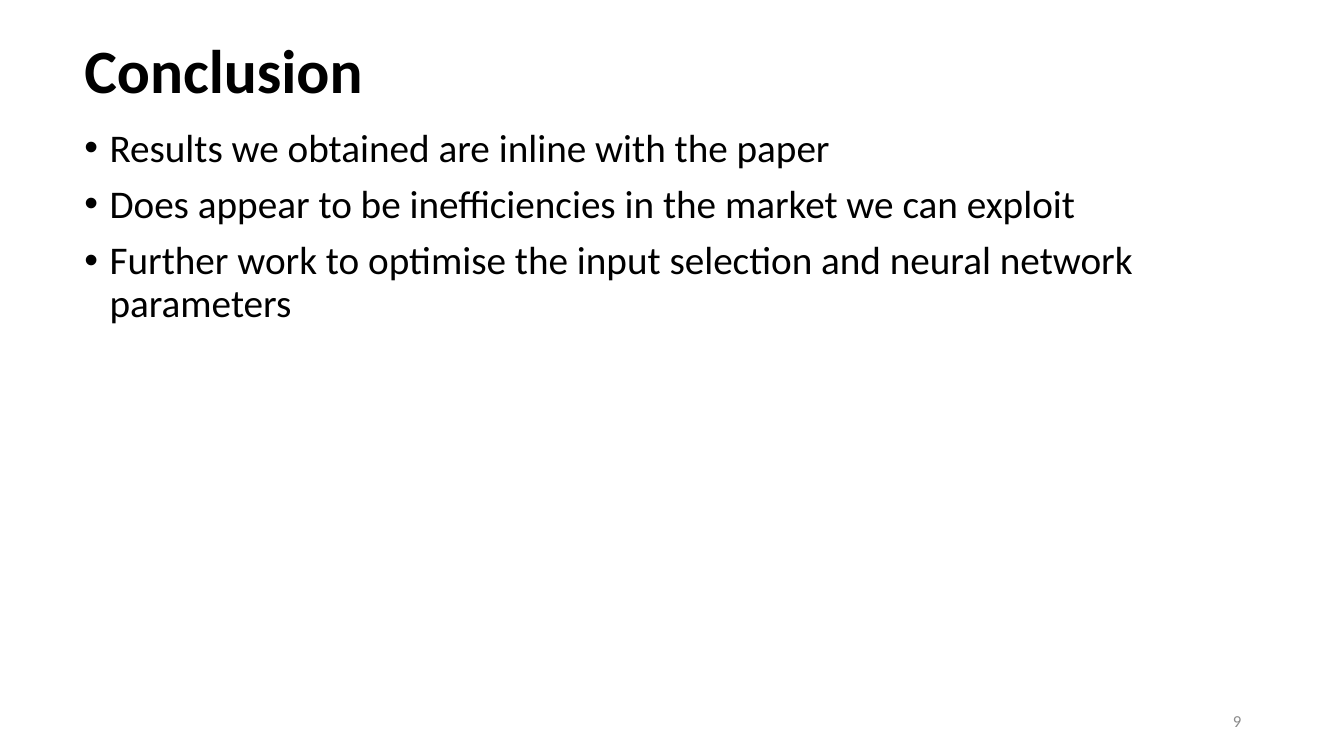
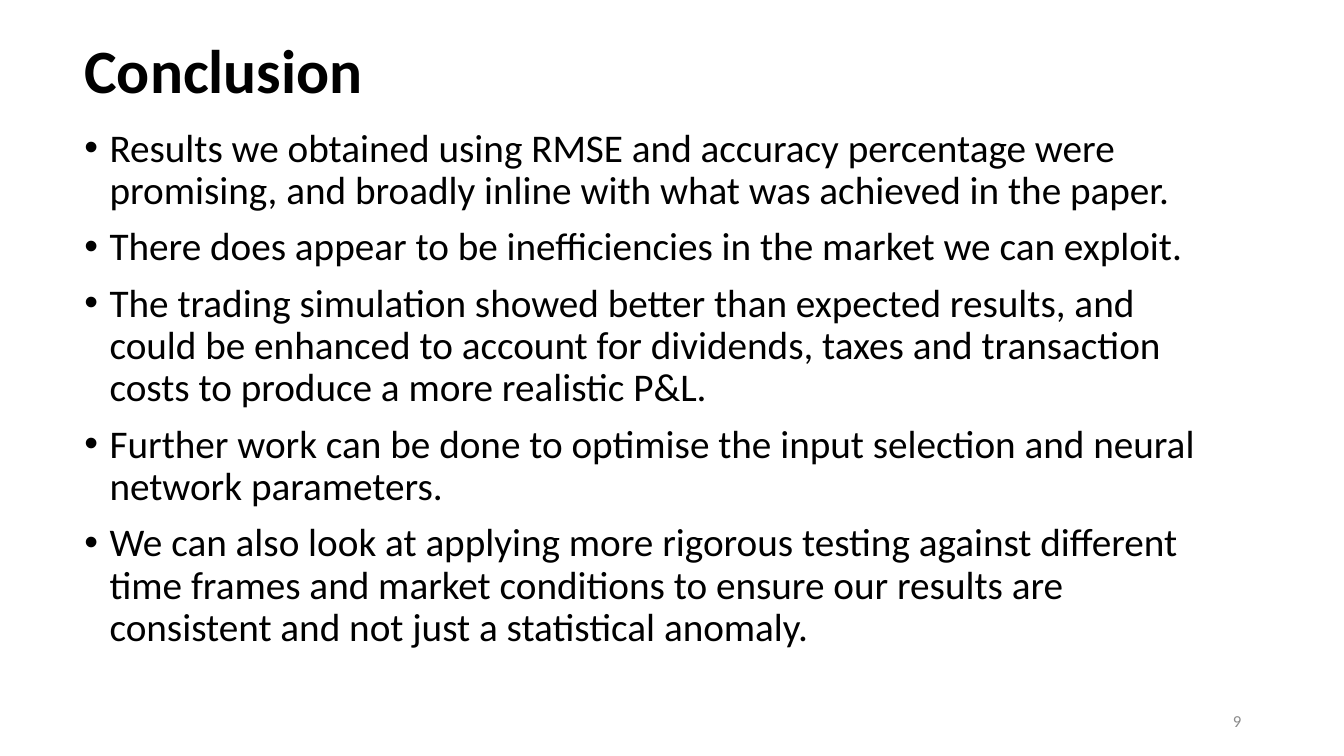
Before and after one commit to c0debrain/ASXForecastNN_Python, a slide deck: slide 9 of Presentation/Sunay - Final Demo.pptx. Drawn at 1344x756 pixels with LibreOffice and Linux fonts; fonts in the diff are those of the drawing. Boxes give left, top, right and bottom in pixels: in the first picture for what was removed or moved away, otherwise in the second. Text is boxed around its words. In the diff, an @@ line names an element or a change of style, - is before the commit and + after.

```diff
--- a/Presentation/Sunay - Final Demo.pptx
+++ b/Presentation/Sunay - Final Demo.pptx
@@ text at [110, 134, 1194, 648]: text changed @@
-• Results we obtained are inline with the paper
-• Does appear to be inefficiencies in the market we can exploit
-• Further work to optimise the input selection and neural network parameters
+• Results we obtained using RMSE and accuracy percentage were promising, and broadly inline with what was achieved in the paper.
+• There does appear to be inefficiencies in the market we can exploit.
+• The trading simulation showed better than expected results, and could be enhanced to account for dividends, taxes and transaction costs to produce a more realistic P&L.
+• Further work can be done to optimise the input selection and neural network parameters.
+• We can also look at applying more rigorous testing against different time frames and market conditions to ensure our results are consistent and not just a statistical anomaly.
```
Also in this commit, not shown: 1 other slide changed.
